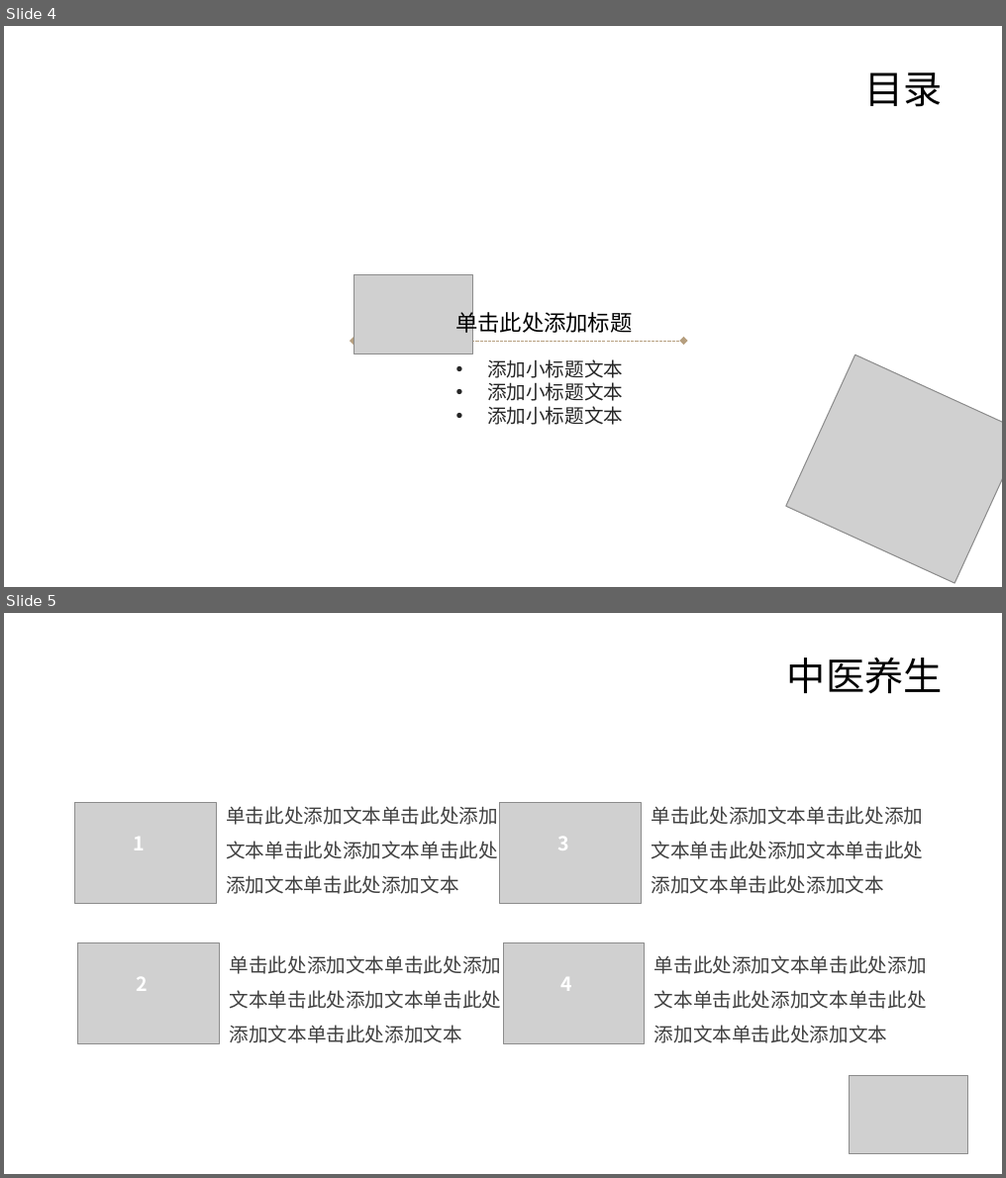
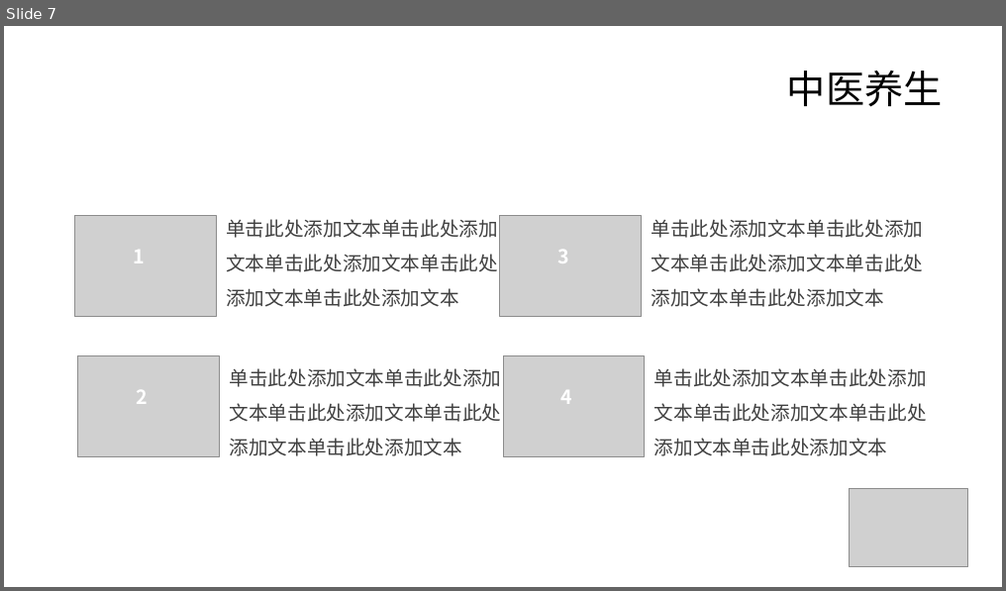
Before and after one commit to sdaulldd/PersonalWork, a slide deck: Document/中国风ppt模板-中医营养.pptx. Shown one above the other, each under a label of ours: slides 4 and 5 before the commit, slide 7 after it. The pictures are 1006x1178 and 1006x591 pixels, drawn with LibreOffice and Linux fonts; fonts in the diff are those of the drawing; grey boxes stand for pictures; background and template pictures are left out. Boxes give left, top, right and bottom in pixels: in the first picture for what was removed or moved away, otherwise in the second. Text is boxed around its words. In the diff, an @@ line names an element or a change of style, - is before the commit and + after.

```diff
--- a/Document/中国风ppt模板-中医营养.pptx
+++ b/Document/中国风ppt模板-中医营养.pptx
@@ slide 4 removed at (4, 26, 1002, 587), background picture (left out) @@
@@ title removed at (864, 73, 942, 107) @@
-目录
@@ picture removed at (353, 275, 473, 355) @@
@@ text removed at (455, 308, 633, 336) @@
-单击此处添加标题
@@ double arrow removed from (353, 342) to (683, 342) @@
@@ text removed at (487, 360, 623, 425) @@
-• 添加小标题文本
-• 添加小标题文本
-• 添加小标题文本
@@ picture removed at (786, 356, 1002, 584) @@
@@ what was slide 5 is now slide 7 @@
```
Also in this commit, not shown: 2 slides changed, 4 slides added, 1 other slide removed.
